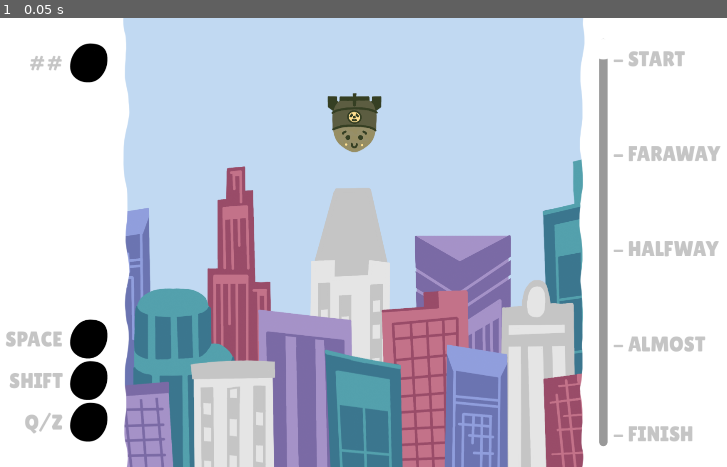
Above: before the commit, frame 1.
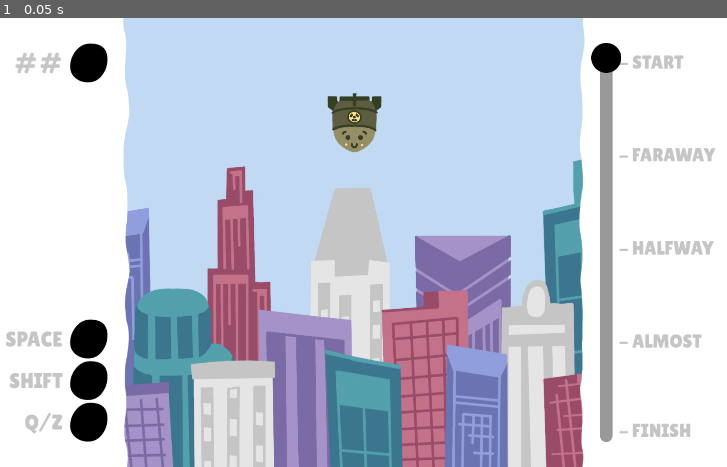
Above: after the commit, the same moment.

Repository: Hangover-Sunshine/DEFCON-JUNIOR
Game: Godot game, scene res://scenes/test/demo_art.tscn
Two runs of this game, one before a commit and one after it. Both use one fixed random seed, a clock stepped at 60 frames per second and the inputs below. This scene is started directly instead of the project's main scene.
Inputs:
- Up to frame 1 (0.05 s): no input

The runs differ from the first frame. In frame 1, 2.2% of the frame differs, in the area x 2-100%, y 5-96%.

Commit message:
GIU Prefab

Diff:
--- /dev/null
+++ b/prefabs/systems/giu.tscn
@@ -0,0 +1,194 @@
+[gd_scene load_steps=6 format=3 uid="uid://btqw03tb71iu3"]
+
+[ext_resource type="FontFile" uid="uid://csvoyclvx65d2" path="res://assets/fonts/LilitaOne-Regular.ttf" id="1_4ac6w"]
+[ext_resource type="Texture2D" uid="uid://dvg5oc3axuiqe" path="res://assets/particle/Circle1.png" id="2_6c2bl"]
+[ext_resource type="Texture2D" uid="uid://buefmwvuqfjga" path="res://assets/temporary/Temp_GIU_Tracker.png" id="3_njxg2"]
+
+[sub_resource type="StyleBoxFlat" id="StyleBoxFlat_iy4s7"]
+corner_radius_top_left = 25
+corner_radius_top_right = 25
+corner_radius_bottom_right = 25
+corner_radius_bottom_left = 25
+expand_margin_left = 15.0
+expand_margin_right = 15.0
+
+[sub_resource type="Theme" id="Theme_g1afe"]
+VSlider/icons/grabber_disabled = ExtResource("3_njxg2")
+VSlider/styles/slider = SubResource("StyleBoxFlat_iy4s7")
+
+[node name="GIU" type="Control"]
+layout_mode = 3
+anchors_preset = 0
+offset_right = 1920.0
+offset_bottom = 1080.0
+
+[node name="GIU_MC" type="MarginContainer" parent="."]
+custom_minimum_size = Vector2(1920, 1080)
+layout_mode = 0
+offset_right = 1920.0
+offset_bottom = 1080.0
+
+[node name="GIU_HBox" type="HBoxContainer" parent="GIU_MC"]
+layout_mode = 2
+theme_override_constants/separation = 0
+
+[node name="Left_MC" type="MarginContainer" parent="GIU_MC/GIU_HBox"]
+custom_minimum_size = Vector2(420, 1080)
+layout_mode = 2
+theme_override_constants/margin_left = 50
+theme_override_constants/margin_top = 60
+theme_override_constants/margin_right = 50
+theme_override_constants/margin_bottom = 60
+
+[node name="Left_VBox" type="VBoxContainer" parent="GIU_MC/GIU_HBox/Left_MC"]
+layout_mode = 2
+
+[node name="Health_HBox" type="HBoxContainer" parent="GIU_MC/GIU_HBox/Left_MC/Left_VBox"]
+layout_mode = 2
+theme_override_constants/separation = 15
+alignment = 2
+
+[node name="Label" type="Label" parent="GIU_MC/GIU_HBox/Left_MC/Left_VBox/Health_HBox"]
+layout_mode = 2
+theme_override_colors/font_color = Color(0.776471, 0.776471, 0.776471, 1)
+theme_override_fonts/font = ExtResource("1_4ac6w")
+theme_override_font_sizes/font_size = 72
+text = "##"
+
+[node name="TextureRect" type="TextureRect" parent="GIU_MC/GIU_HBox/Left_MC/Left_VBox/Health_HBox"]
+modulate = Color(0, 0, 0, 1)
+layout_mode = 2
+texture = ExtResource("2_6c2bl")
+stretch_mode = 2
+
+[node name="Abilities_VBox" type="VBoxContainer" parent="GIU_MC/GIU_HBox/Left_MC/Left_VBox"]
+layout_mode = 2
+size_flags_vertical = 3
+alignment = 2
+
+[node name="Spitfire_HBox" type="HBoxContainer" parent="GIU_MC/GIU_HBox/Left_MC/Left_VBox/Abilities_VBox"]
+layout_mode = 2
+theme_override_constants/separation = 15
+alignment = 2
+
+[node name="Label" type="Label" parent="GIU_MC/GIU_HBox/Left_MC/Left_VBox/Abilities_VBox/Spitfire_HBox"]
+layout_mode = 2
+theme_override_colors/font_color = Color(0.772549, 0.772549, 0.772549, 1)
+theme_override_fonts/font = ExtResource("1_4ac6w")
+theme_override_font_sizes/font_size = 50
+text = "SPACE"
+
+[node name="TextureRect" type="TextureRect" parent="GIU_MC/GIU_HBox/Left_MC/Left_VBox/Abilities_VBox/Spitfire_HBox"]
+modulate = Color(0, 0, 0, 1)
+layout_mode = 2
+texture = ExtResource("2_6c2bl")
+stretch_mode = 2
+
+[node name="Shield_HBox" type="HBoxContainer" parent="GIU_MC/GIU_HBox/Left_MC/Left_VBox/Abilities_VBox"]
+layout_mode = 2
+theme_override_constants/separation = 15
+alignment = 2
+
+[node name="Label" type="Label" parent="GIU_MC/GIU_HBox/Left_MC/Left_VBox/Abilities_VBox/Shield_HBox"]
+layout_mode = 2
+theme_override_colors/font_color = Color(0.772549, 0.772549, 0.772549, 1)
+theme_override_fonts/font = ExtResource("1_4ac6w")
+theme_override_font_sizes/font_size = 50
+text = "SHIFT"
+
+[node name="TextureRect" type="TextureRect" parent="GIU_MC/GIU_HBox/Left_MC/Left_VBox/Abilities_VBox/Shield_HBox"]
+modulate = Color(0, 0, 0, 1)
+layout_mode = 2
+texture = ExtResource("2_6c2bl")
+stretch_mode = 2
+
+[node name="Boost_HBox" type="HBoxContainer" parent="GIU_MC/GIU_HBox/Left_MC/Left_VBox/Abilities_VBox"]
+layout_mode = 2
+theme_override_constants/separation = 15
+alignment = 2
+
+[node name="Label" type="Label" parent="GIU_MC/GIU_HBox/Left_MC/Left_VBox/Abilities_VBox/Boost_HBox"]
+layout_mode = 2
+theme_override_colors/font_color = Color(0.772549, 0.772549, 0.772549, 1)
+theme_override_fonts/font = ExtResource("1_4ac6w")
+theme_override_font_sizes/font_size = 50
+text = "Q/Z"
+
+[node name="TextureRect" type="TextureRect" parent="GIU_MC/GIU_HBox/Left_MC/Left_VBox/Abilities_VBox/Boost_HBox"]
+modulate = Color(0, 0, 0, 1)
+layout_mode = 2
+texture = ExtResource("2_6c2bl")
+stretch_mode = 2
+
+[node name="Game_MC" type="MarginContainer" parent="GIU_MC/GIU_HBox"]
+custom_minimum_size = Vector2(1080, 1080)
+layout_mode = 2
+
+[node name="Right_MC" type="MarginContainer" parent="GIU_MC/GIU_HBox"]
+custom_minimum_size = Vector2(420, 1080)
+layout_mode = 2
+theme_override_constants/margin_left = 50
+theme_override_constants/margin_top = 60
+theme_override_constants/margin_right = 50
+theme_override_constants/margin_bottom = 60
+
+[node name="HBoxContainer" type="HBoxContainer" parent="GIU_MC/GIU_HBox/Right_MC"]
+layout_mode = 2
+theme_override_constants/separation = 15
+
+[node name="VSlider" type="VSlider" parent="GIU_MC/GIU_HBox/Right_MC/HBoxContainer"]
+z_index = 1
+custom_minimum_size = Vector2(30, 0)
+layout_mode = 2
+theme = SubResource("Theme_g1afe")
+value = 100.0
+editable = false
+scrollable = false
+
+[node name="VBoxContainer" type="VBoxContainer" parent="GIU_MC/GIU_HBox/Right_MC/HBoxContainer"]
+layout_mode = 2
+
+[node name="Label2" type="Label" parent="GIU_MC/GIU_HBox/Right_MC/HBoxContainer/VBoxContainer"]
+custom_minimum_size = Vector2(0, 72)
+layout_mode = 2
+theme_override_colors/font_color = Color(0.772549, 0.772549, 0.772549, 1)
+theme_override_fonts/font = ExtResource("1_4ac6w")
+theme_override_font_sizes/font_size = 45
+text = "- START"
+vertical_alignment = 2
+
+[node name="Label3" type="Label" parent="GIU_MC/GIU_HBox/Right_MC/HBoxContainer/VBoxContainer"]
+custom_minimum_size = Vector2(0, 220.75)
+layout_mode = 2
+theme_override_colors/font_color = Color(0.772549, 0.772549, 0.772549, 1)
+theme_override_fonts/font = ExtResource("1_4ac6w")
+theme_override_font_sizes/font_size = 45
+text = "- FARAWAY"
+vertical_alignment = 2
+
+[node name="Label4" type="Label" parent="GIU_MC/GIU_HBox/Right_MC/HBoxContainer/VBoxContainer"]
+custom_minimum_size = Vector2(0, 220.75)
+layout_mode = 2
+theme_override_colors/font_color = Color(0.772549, 0.772549, 0.772549, 1)
+theme_override_fonts/font = ExtResource("1_4ac6w")
+theme_override_font_sizes/font_size = 45
+text = "- HALFWAY"
+vertical_alignment = 2
+
+[node name="Label5" type="Label" parent="GIU_MC/GIU_HBox/Right_MC/HBoxContainer/VBoxContainer"]
+custom_minimum_size = Vector2(0, 220.75)
+layout_mode = 2
+theme_override_colors/font_color = Color(0.772549, 0.772549, 0.772549, 1)
+theme_override_fonts/font = ExtResource("1_4ac6w")
+theme_override_font_sizes/font_size = 45
+text = "- ALMOST"
+vertical_alignment = 2
+
+[node name="Label6" type="Label" parent="GIU_MC/GIU_HBox/Right_MC/HBoxContainer/VBoxContainer"]
+custom_minimum_size = Vector2(0, 210)
+layout_mode = 2
+theme_override_colors/font_color = Color(0.772549, 0.772549, 0.772549, 1)
+theme_override_fonts/font = ExtResource("1_4ac6w")
+theme_override_font_sizes/font_size = 45
+text = "- FINISH"
+vertical_alignment = 2
--- a/scenes/test/demo_art.tscn
+++ b/scenes/test/demo_art.tscn
@@ -3,7 +3,7 @@
 [ext_resource type="PackedScene" uid="uid://dny78qniqp7xr" path="res://prefabs/art/pc_skeleton.tscn" id="3_vooma"]
 [ext_resource type="PackedScene" uid="uid://c0n71c7qli14s" path="res://prefabs/art/environment/env_city.tscn" id="5_fqmmg"]
 [ext_resource type="Texture2D" uid="uid://dvg5oc3axuiqe" path="res://assets/particle/Circle1.png" id="5_veiw5"]
-[ext_resource type="Texture2D" uid="uid://dfow4dp04gofq" path="res://assets/particle/Slider_Dot.png" id="7_0sfqf"]
+[ext_resource type="Texture2D" uid="uid://buefmwvuqfjga" path="res://assets/temporary/Temp_GIU_Tracker.png" id="7_45dbd"]
 [ext_resource type="FontFile" uid="uid://csvoyclvx65d2" path="res://assets/fonts/LilitaOne-Regular.ttf" id="7_tv0q6"]
 [ext_resource type="PackedScene" uid="uid://cvc2n8mpfspuy" path="res://prefabs/fx/fx_explode_feather.tscn" id="8_utufl"]
 [ext_resource type="Texture2D" uid="uid://bmhof4he24kry" path="res://assets/ui/Back_Frame.png" id="11_e7cnq"]
@@ -13,11 +13,11 @@
 corner_radius_top_right = 25
 corner_radius_bottom_right = 25
 corner_radius_bottom_left = 25
-expand_margin_left = 10.0
-expand_margin_right = 10.0
+expand_margin_left = 15.0
+expand_margin_right = 15.0
 
 [sub_resource type="Theme" id="Theme_g1afe"]
-VSlider/icons/grabber_disabled = ExtResource("7_0sfqf")
+VSlider/icons/grabber_disabled = ExtResource("7_45dbd")
 VSlider/styles/slider = SubResource("StyleBoxFlat_iy4s7")
 
 [node name="demo_art" type="Node2D"]
@@ -71,9 +71,9 @@
 
 [node name="Label" type="Label" parent="GIU/GIU_MC/GIU_HBox/Left_MC/Left_VBox/Health_HBox"]
 layout_mode = 2
-theme_override_colors/font_color = Color(0.772549, 0.772549, 0.772549, 1)
-theme_override_fonts/font = ExtResource("7_tv0q6")
-theme_override_font_sizes/font_size = 50
+theme_override_colors/font_color = Color(0.776471, 0.776471, 0.776471, 1)
+theme_override_fonts/font = ExtResource("7_tv0q6")
+theme_override_font_sizes/font_size = 72
 text = "##"
 
 [node name="TextureRect" type="TextureRect" parent="GIU/GIU_MC/GIU_HBox/Left_MC/Left_VBox/Health_HBox"]
@@ -149,15 +149,17 @@
 custom_minimum_size = Vector2(420, 1080)
 layout_mode = 2
 theme_override_constants/margin_left = 50
-theme_override_constants/margin_top = 50
+theme_override_constants/margin_top = 60
 theme_override_constants/margin_right = 50
-theme_override_constants/margin_bottom = 50
+theme_override_constants/margin_bottom = 60
 
 [node name="HBoxContainer" type="HBoxContainer" parent="GIU/GIU_MC/GIU_HBox/Right_MC"]
 layout_mode = 2
 theme_override_constants/separation = 15
 
 [node name="VSlider" type="VSlider" parent="GIU/GIU_MC/GIU_HBox/Right_MC/HBoxContainer"]
+z_index = 1
+custom_minimum_size = Vector2(30, 0)
 layout_mode = 2
 theme = SubResource("Theme_g1afe")
 value = 100.0
@@ -168,47 +170,47 @@
 layout_mode = 2
 
 [node name="Label2" type="Label" parent="GIU/GIU_MC/GIU_HBox/Right_MC/HBoxContainer/VBoxContainer"]
-custom_minimum_size = Vector2(0, 77)
-layout_mode = 2
-theme_override_colors/font_color = Color(0.772549, 0.772549, 0.772549, 1)
-theme_override_fonts/font = ExtResource("7_tv0q6")
-theme_override_font_sizes/font_size = 50
+custom_minimum_size = Vector2(0, 72)
+layout_mode = 2
+theme_override_colors/font_color = Color(0.772549, 0.772549, 0.772549, 1)
+theme_override_fonts/font = ExtResource("7_tv0q6")
+theme_override_font_sizes/font_size = 45
 text = "- START"
 vertical_alignment = 2
 
 [node name="Label3" type="Label" parent="GIU/GIU_MC/GIU_HBox/Right_MC/HBoxContainer/VBoxContainer"]
-custom_minimum_size = Vector2(0, 225.75)
-layout_mode = 2
-theme_override_colors/font_color = Color(0.772549, 0.772549, 0.772549, 1)
-theme_override_fonts/font = ExtResource("7_tv0q6")
-theme_override_font_sizes/font_size = 50
+custom_minimum_size = Vector2(0, 220.75)
+layout_mode = 2
+theme_override_colors/font_color = Color(0.772549, 0.772549, 0.772549, 1)
+theme_override_fonts/font = ExtResource("7_tv0q6")
+theme_override_font_sizes/font_size = 45
 text = "- FARAWAY"
 vertical_alignment = 2
 
 [node name="Label4" type="Label" parent="GIU/GIU_MC/GIU_HBox/Right_MC/HBoxContainer/VBoxContainer"]
-custom_minimum_size = Vector2(0, 225.75)
-layout_mode = 2
-theme_override_colors/font_color = Color(0.772549, 0.772549, 0.772549, 1)
-theme_override_fonts/font = ExtResource("7_tv0q6")
-theme_override_font_sizes/font_size = 50
+custom_minimum_size = Vector2(0, 220.75)
+layout_mode = 2
+theme_override_colors/font_color = Color(0.772549, 0.772549, 0.772549, 1)
+theme_override_fonts/font = ExtResource("7_tv0q6")
+theme_override_font_sizes/font_size = 45
 text = "- HALFWAY"
 vertical_alignment = 2
 
 [node name="Label5" type="Label" parent="GIU/GIU_MC/GIU_HBox/Right_MC/HBoxContainer/VBoxContainer"]
-custom_minimum_size = Vector2(0, 225.75)
-layout_mode = 2
-theme_override_colors/font_color = Color(0.772549, 0.772549, 0.772549, 1)
-theme_override_fonts/font = ExtResource("7_tv0q6")
-theme_override_font_sizes/font_size = 50
+custom_minimum_size = Vector2(0, 220.75)
+layout_mode = 2
+theme_override_colors/font_color = Color(0.772549, 0.772549, 0.772549, 1)
+theme_override_fonts/font = ExtResource("7_tv0q6")
+theme_override_font_sizes/font_size = 45
 text = "- ALMOST"
 vertical_alignment = 2
 
 [node name="Label6" type="Label" parent="GIU/GIU_MC/GIU_HBox/Right_MC/HBoxContainer/VBoxContainer"]
-custom_minimum_size = Vector2(0, 212.1)
-layout_mode = 2
-theme_override_colors/font_color = Color(0.772549, 0.772549, 0.772549, 1)
-theme_override_fonts/font = ExtResource("7_tv0q6")
-theme_override_font_sizes/font_size = 50
+custom_minimum_size = Vector2(0, 210)
+layout_mode = 2
+theme_override_colors/font_color = Color(0.772549, 0.772549, 0.772549, 1)
+theme_override_fonts/font = ExtResource("7_tv0q6")
+theme_override_font_sizes/font_size = 45
 text = "- FINISH"
 vertical_alignment = 2
 
Binary file added: assets/temporary/Temp_GIU_Tracker.png
Not shown, added: assets/temporary/Temp_GIU_Tracker.png.import
